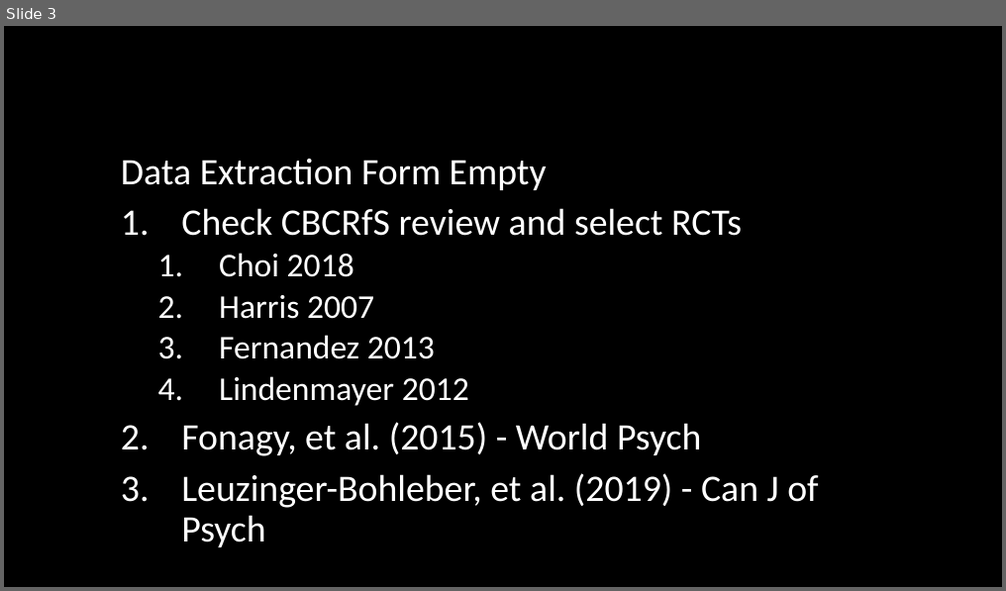
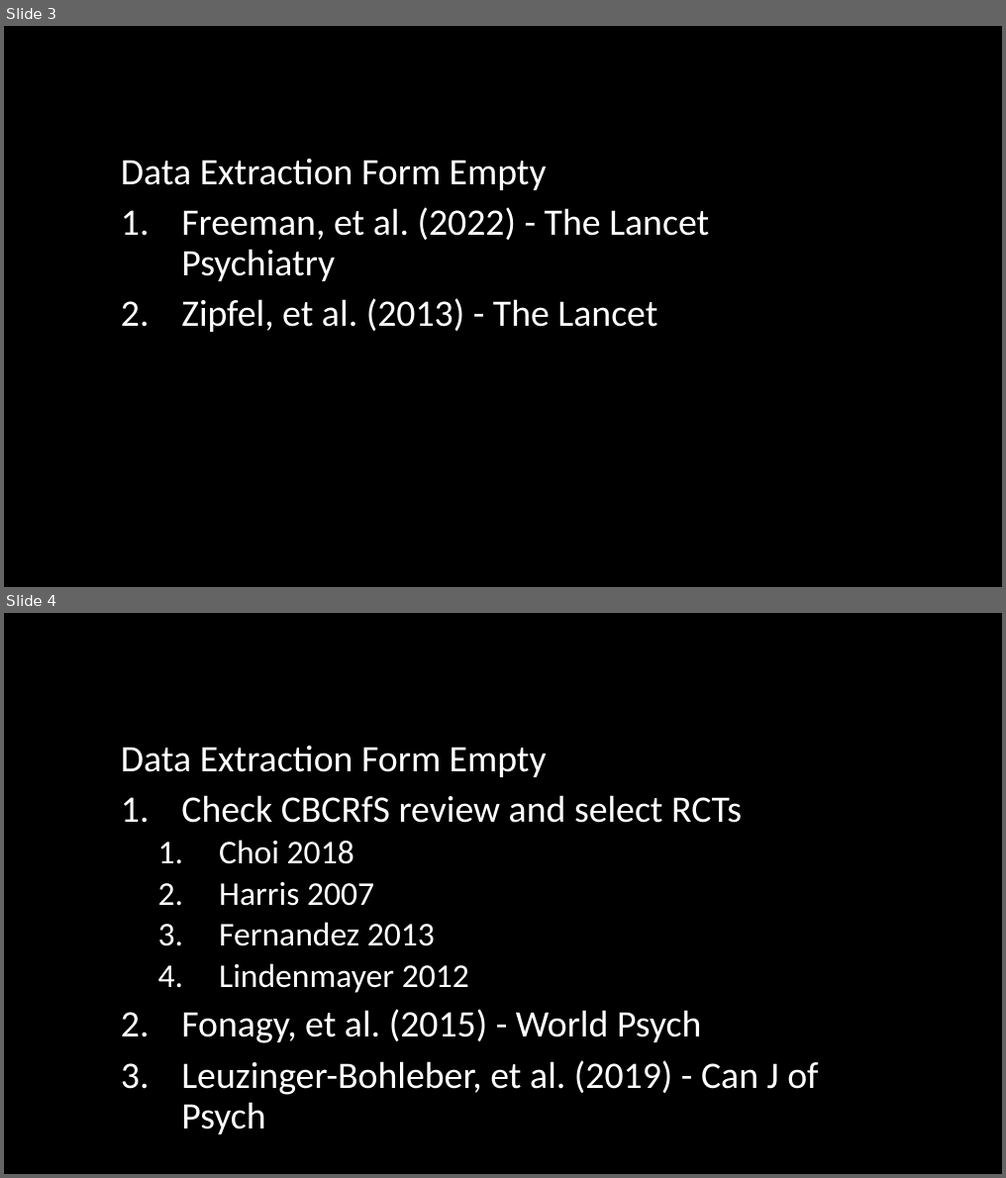
Before and after one commit to santiagocdo/metodologia-y-bioestadisitca, a slide deck: LiceoContextual/taller_rob.pptx. Shown one above the other, each under a label of ours: slide 3 before the commit, slides 3 and 4 after it. The pictures are 1006x591 and 1006x1178 pixels, drawn with LibreOffice and Linux fonts; fonts in the diff are those of the drawing. Boxes give left, top, right and bottom in pixels: in the first picture for what was removed or moved away, otherwise in the second. Text is boxed around its words. In the diff, an @@ line names an element or a change of style, - is before the commit and + after.

```diff
--- a/LiceoContextual/taller_rob.pptx
+++ b/LiceoContextual/taller_rob.pptx
@@ slide 3 added at (4, 26, 1002, 587), background #000000 @@
@@ text added at (121, 159, 709, 332), 36 pt, text #FFFFFF @@
+Data Extraction Form Empty
+1. Freeman, et al. (2022) - The Lancet Psychiatry
+2. Zipfel, et al. (2013) - The Lancet
@@ what was slide 3 is now slide 4 @@
```
Also in this commit, not shown: 2 slides changed, 7 other files.
